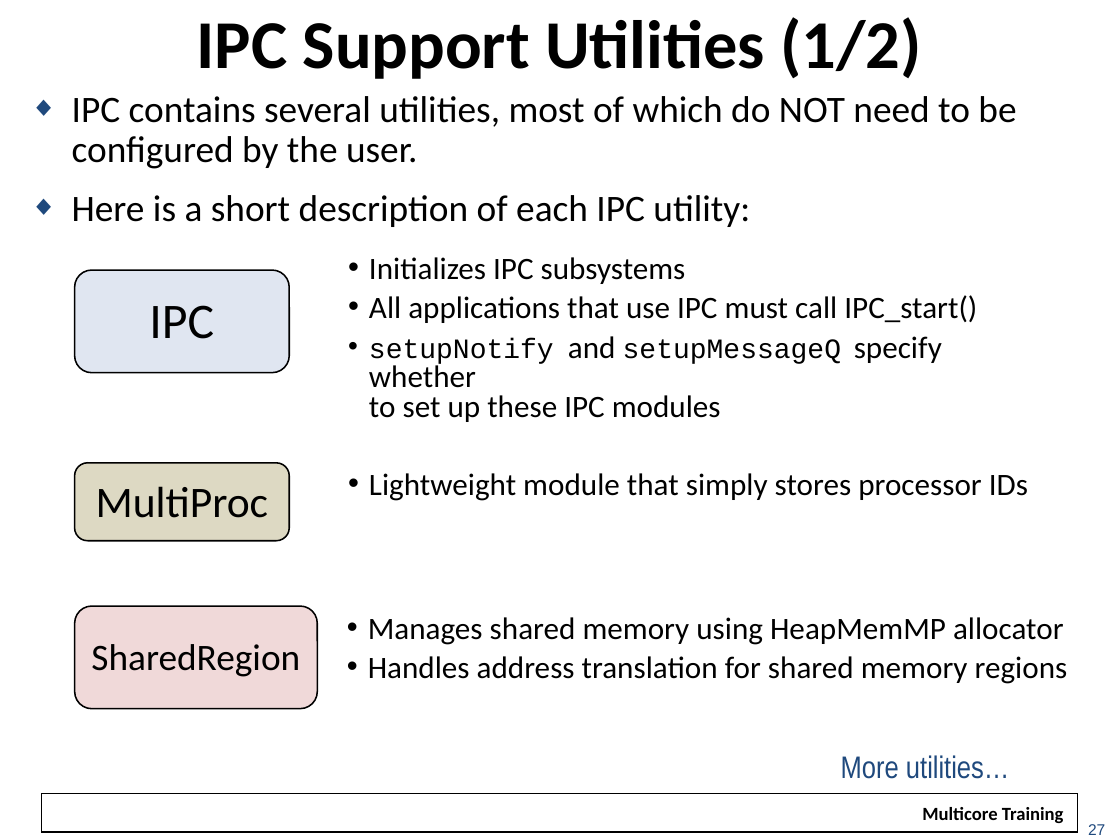
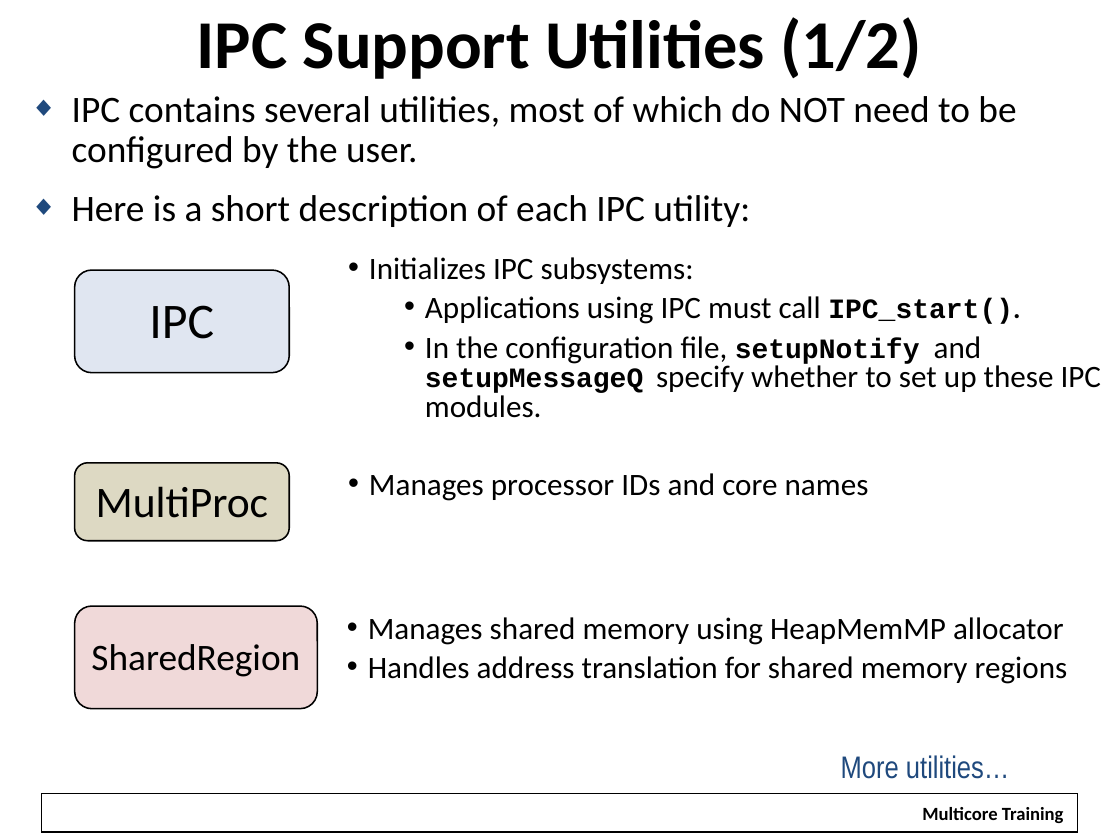
Before and after one commit to hari1989/keystone-workshop, a slide deck: slide 33 of slides/KeyStone Intro to IPC.pptx (slide 27 before the commit). Drawn at 1120x840 pixels with LibreOffice and Linux fonts; fonts in the diff are those of the drawing; background and template pictures are left out. Boxes give left, top, right and bottom in pixels: in the first picture for what was removed or moved away, otherwise in the second. Text is boxed around its words. In the diff, an @@ line names an element or a change of style, - is before the commit and + after.

```diff
--- a/slides/KeyStone Intro to IPC.pptx
+++ b/slides/KeyStone Intro to IPC.pptx
@@ text at [369, 257, 1101, 418]: text changed @@
-• Initializes IPC subsystems
-• All applications that use IPC must call IPC_start()
-• setupNotify and setupMessageQ specify whether
-  to set up these IPC modules
+• Initializes IPC subsystems:
+  • Applications using IPC must call IPC_start().
+  • In the configuration file, setupNotify and setupMessageQ specify whether to set up these IPC modules.
@@ text at [369, 473, 869, 501]: text changed @@
-• Lightweight module that simply stores processor IDs
+• Manages processor IDs and core names
@@ text removed at [1088, 824, 1105, 835] @@
-27
```
Also in this commit, not shown: 32 other slides changed, 23 slides added, 6 slides removed.
